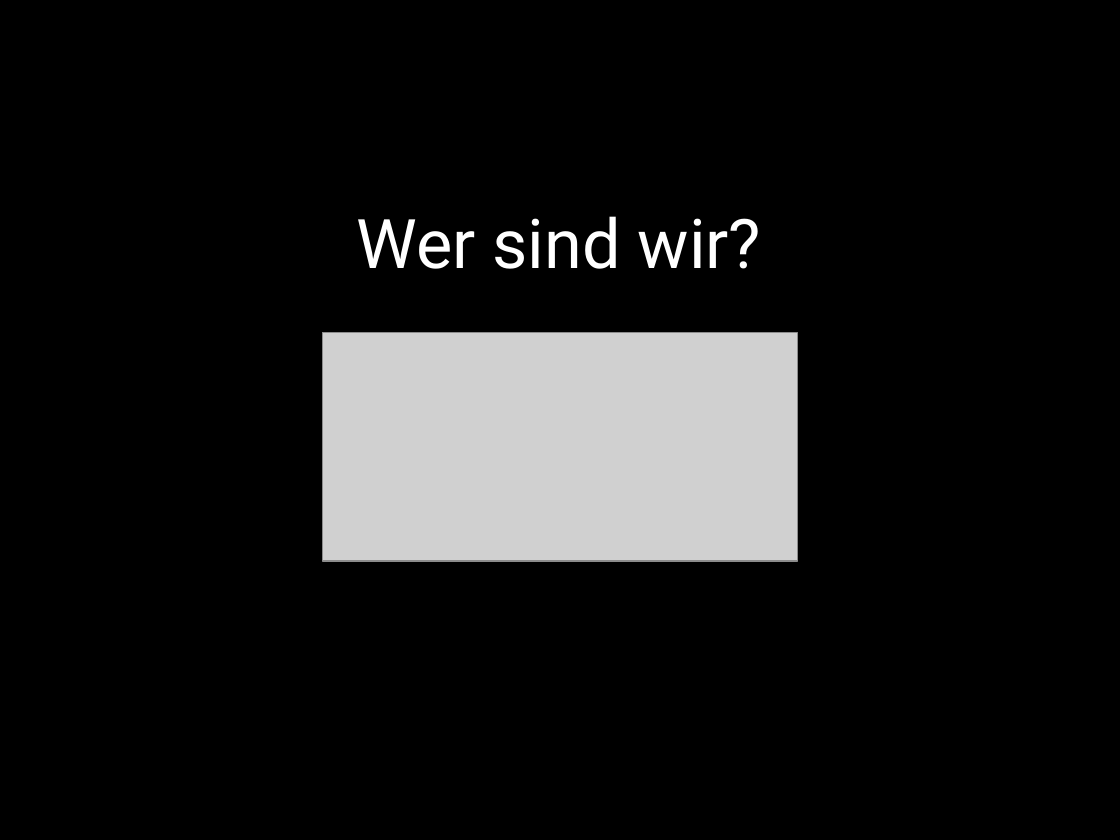
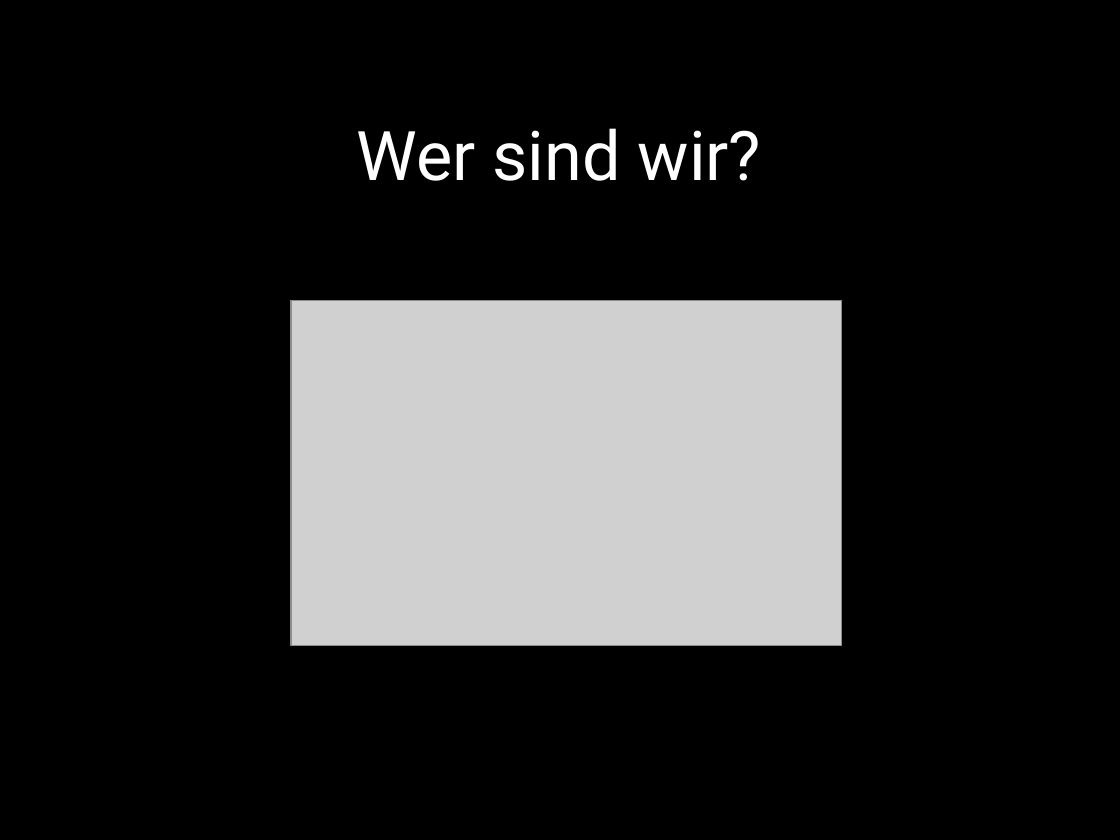
Before and after one commit to flipdot/cryptoparty, a slide deck: slide 2 of cryptoparty.odp. Drawn at 1120x840 pixels with LibreOffice and Linux fonts; fonts in the diff are those of the drawing; grey boxes stand for pictures. Boxes give left, top, right and bottom in pixels: in the first picture for what was removed or moved away, otherwise in the second. Text is boxed around its words. In the diff, an @@ line names an element or a change of style, - is before the commit and + after.

```diff
--- a/cryptoparty.odp
+++ b/cryptoparty.odp
@@ title "Wer sind wir?": place and size @@
-title "Wer sind wir?" at (356,216,761,269)
+title "Wer sind wir?" at (356,128,761,181)
@@ picture: place and size @@
-picture at (323,333,797,561)
+picture at (291,300,842,645)
```
Also in this commit, not shown: 3 other slides changed, 4 slides added, 3 slides removed, 28 other files.
